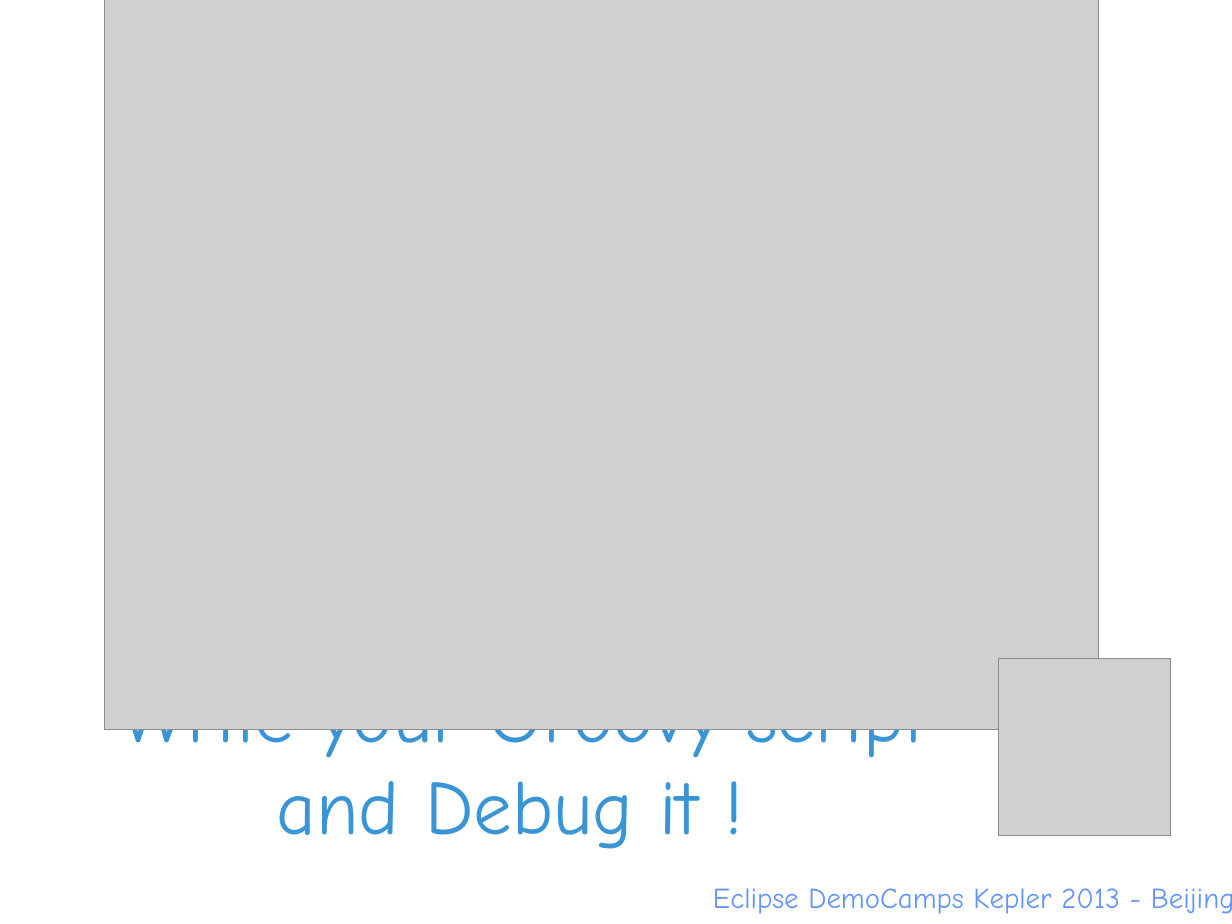
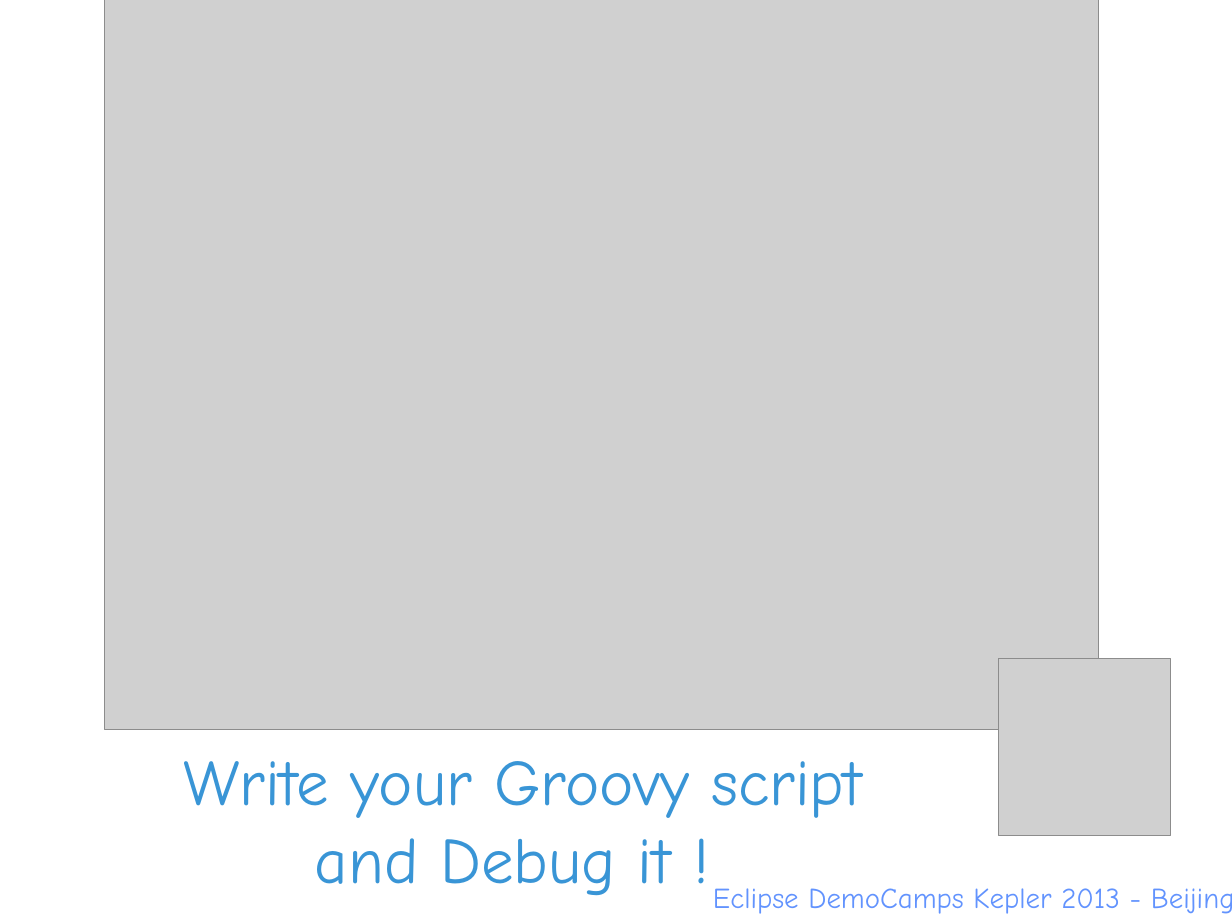
Before and after one commit to Eclipse-China/Eclipse-China.github.io, a slide deck: slide 12 of Day/Presentations/Granatella/How to use Eclipse Day Beijing - Granatella.ppt. Drawn at 1232x924 pixels with LibreOffice and Linux fonts; fonts in the diff are those of the drawing; grey boxes stand for pictures; background and template pictures are left out. Boxes give left, top, right and bottom in pixels: in the first picture for what was removed or moved away, otherwise in the second. Text is boxed around its words. In the diff, an @@ line names an element or a change of style, - is before the commit and + after.

```diff
--- a/Day/Presentations/Granatella/How to use Eclipse Day Beijing - Granatella.ppt
+++ b/Day/Presentations/Granatella/How to use Eclipse Day Beijing - Granatella.ppt
@@ title "Write your Groovy script and ..." at [183, 761, 862, 895]: size 64 to 54 pt @@
```
Also in this commit, not shown: 5 other slides changed.
